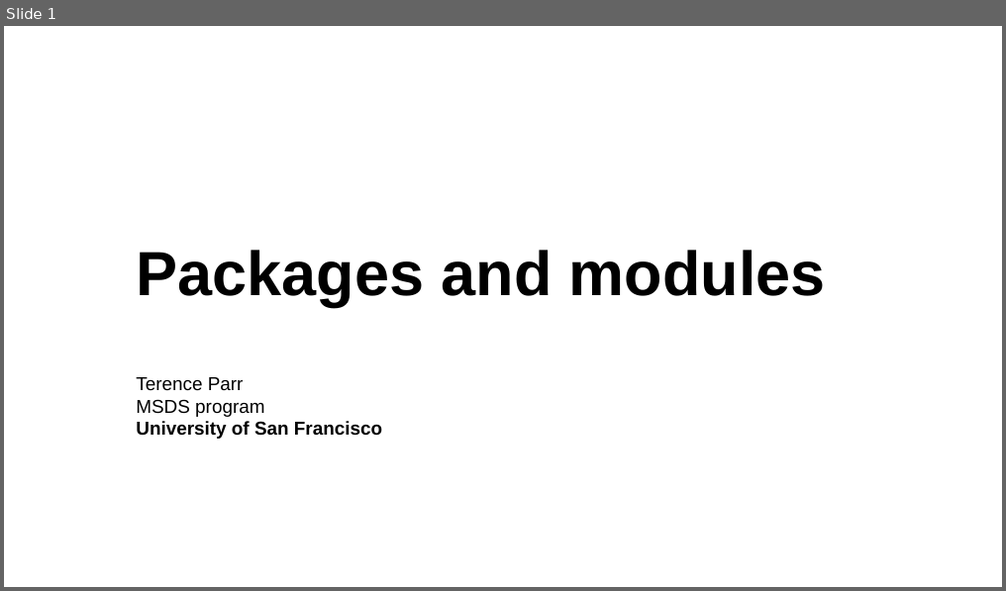
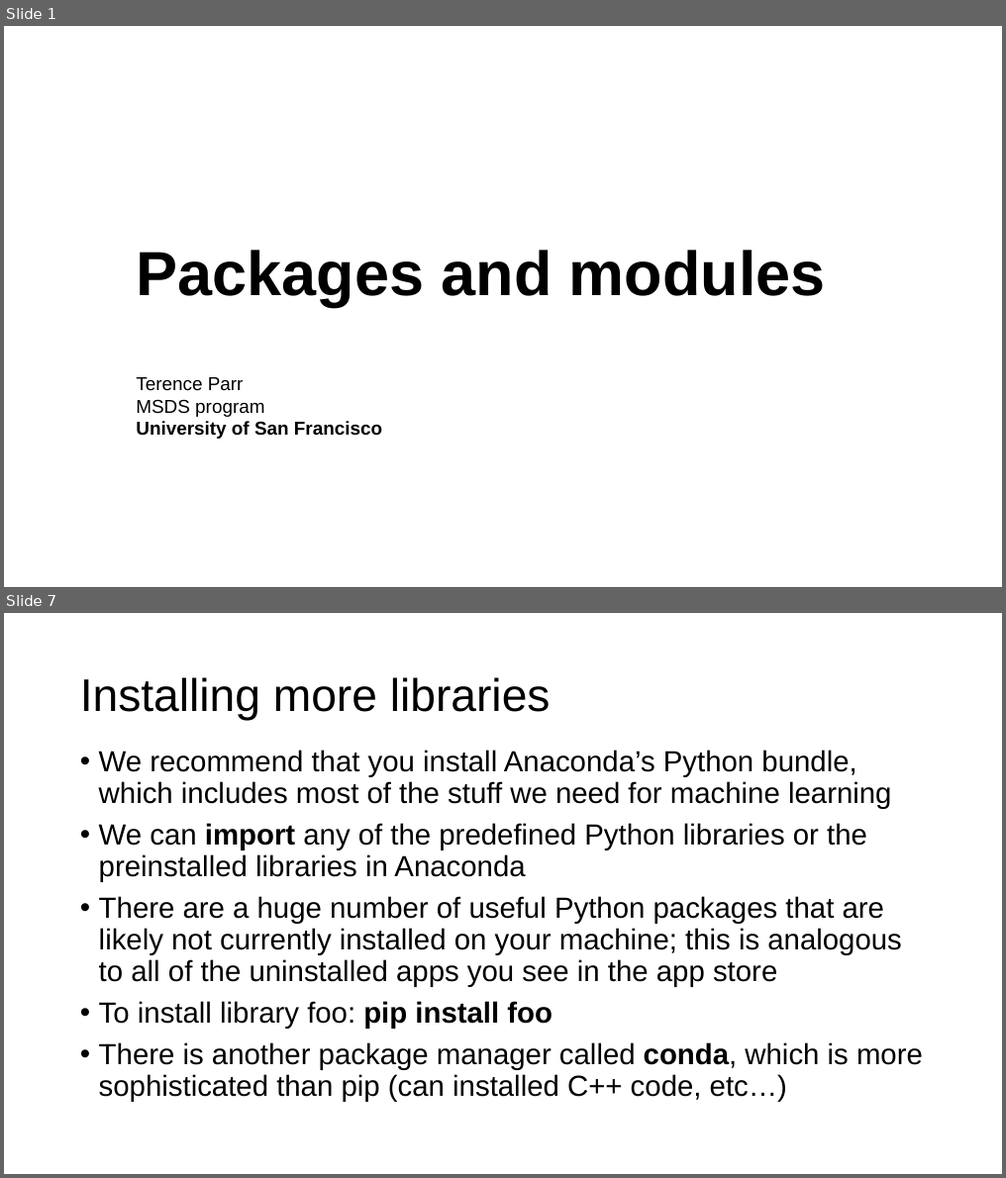
Before and after one commit to parrt/msds501, a slide deck: slides/packages.pptx. Shown one above the other, each under a label of ours: slide 1 before the commit, slides 1 and 7 after it; the slides between them are not shown. The pictures are 1006x591 and 1006x1178 pixels, drawn with LibreOffice and Linux fonts; fonts in the diff are those of the drawing; background and template pictures are left out. Boxes give left, top, right and bottom in pixels: in the first picture for what was removed or moved away, otherwise in the second. Text is boxed around its words. In the diff, an @@ line names an element or a change of style, - is before the commit and + after.

```diff
--- a/slides/packages.pptx
+++ b/slides/packages.pptx
@@ slide 7 added at [4, 613, 1002, 1174], background #FFFFFF @@
@@ title added at [80, 677, 550, 721], 44 pt, text #000000 @@
+Installing more libraries
@@ text added at [99, 750, 923, 1102], 28 pt, text #000000 @@
+• We recommend that you install Anaconda’s Python bundle, which includes most of the stuff we need for machine learning
+• We can import any of the predefined Python libraries or the preinstalled libraries in Anaconda
+• There are a huge number of useful Python packages that are likely not currently installed on your machine; this is analogous to all of the uninstalled apps you see in the app store
+• To install library foo: pip install foo
+• There is another package manager called conda, which is more sophisticated than pip (can installed C++ code, etc…)
```
Also in this commit, not shown: 1 slide changed, 6 other slides added, 1 slide removed, 2 other files.
